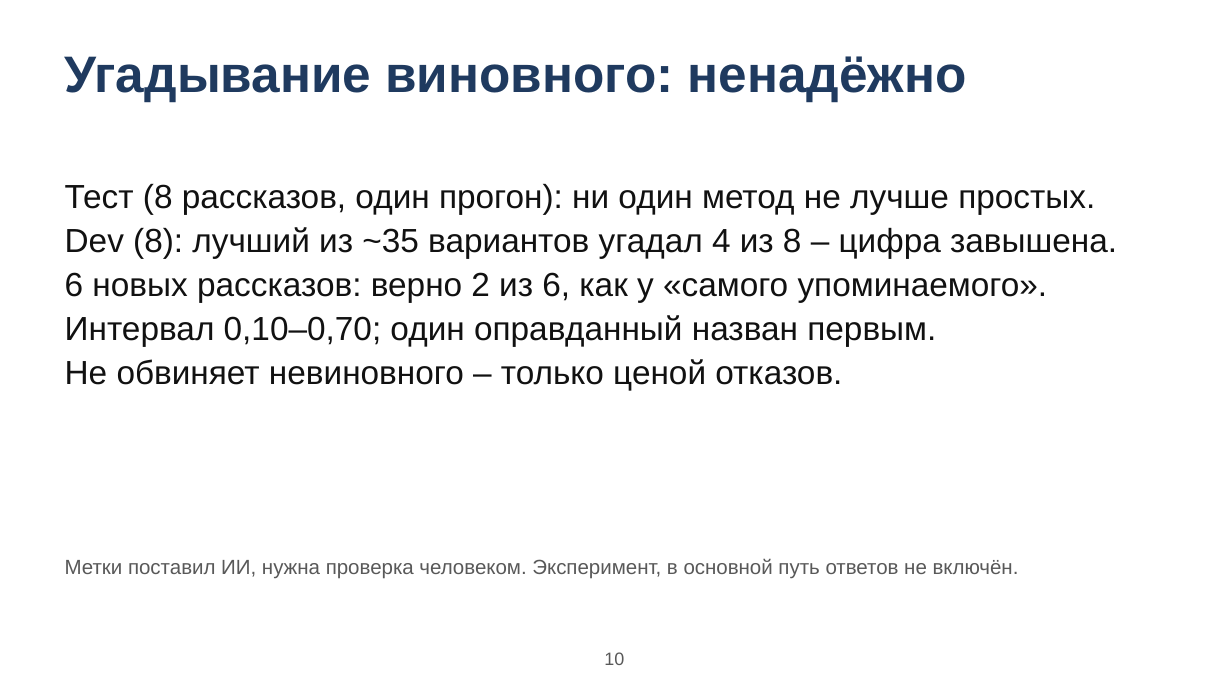
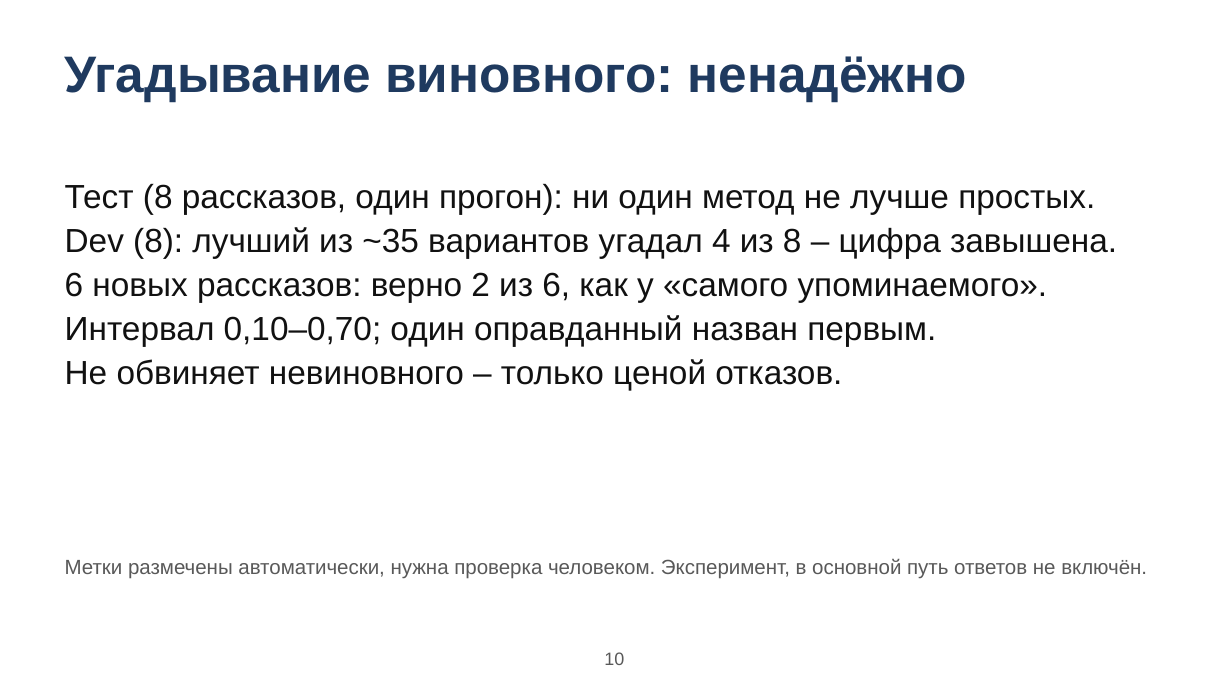
Before and after one commit to AndrewStrizhevskiy/detective-board, a slide deck: slide 10 of docs/gost/09-prezentaciya.pptx. Drawn at 1232x693 pixels with LibreOffice and Linux fonts; fonts in the diff are those of the drawing. Boxes give left, top, right and bottom in pixels: in the first picture for what was removed or moved away, otherwise in the second. Text is boxed around its words. In the diff, an @@ line names an element or a change of style, - is before the commit and + after.

```diff
--- a/docs/gost/09-prezentaciya.pptx
+++ b/docs/gost/09-prezentaciya.pptx
@@ text at (x1=65, y1=559, x2=1147, y2=579): text changed @@
-Метки поставил ИИ, нужна проверка человеком. Эксперимент, в основной путь ответов не включён.
+Метки размечены автоматически, нужна проверка человеком. Эксперимент, в основной путь ответов не включён.
```
Also in this commit, not shown: 2 other slides changed, 31 other files.
